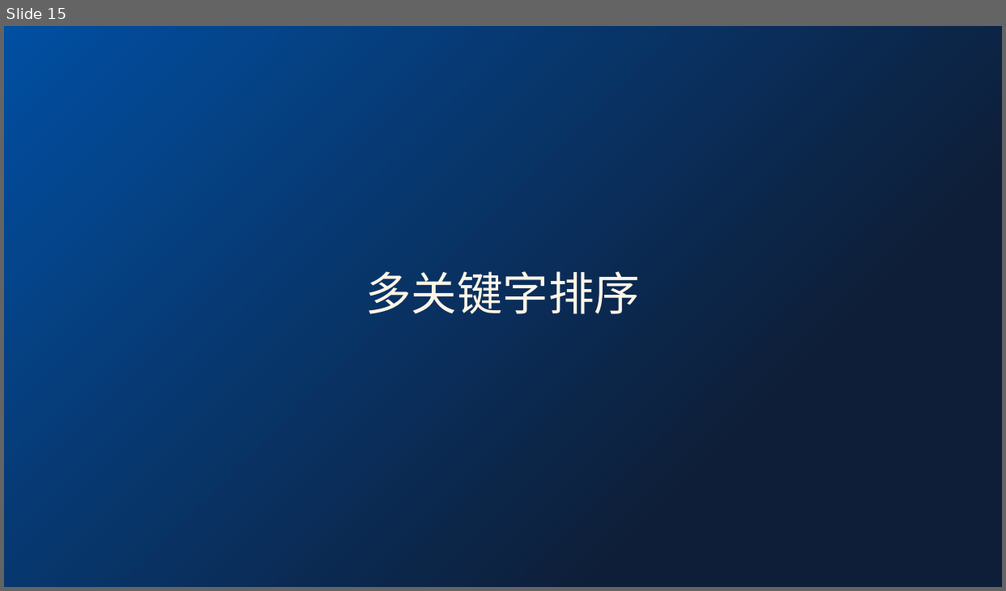
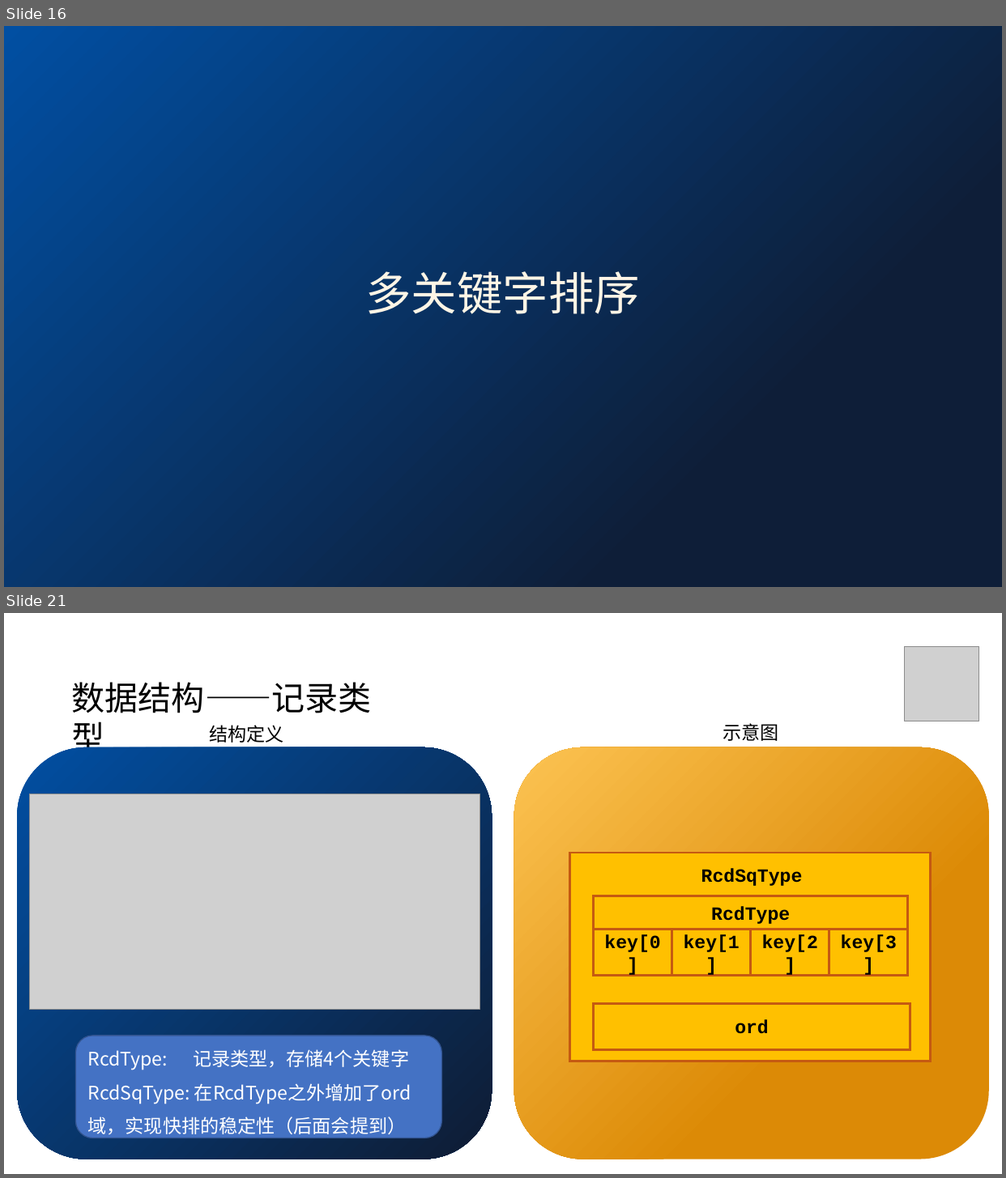
Before and after one commit to Zemdalk/DS-project-work, a slide deck: reports/课堂汇报.pptx. Shown one above the other, each under a label of ours: slide 15 before the commit, slides 16 and 21 after it; the slides between them are not shown. The pictures are 1006x591 and 1006x1178 pixels, drawn with LibreOffice and Linux fonts; fonts in the diff are those of the drawing; grey boxes stand for pictures. Boxes give left, top, right and bottom in pixels: in the first picture for what was removed or moved away, otherwise in the second. Text is boxed around its words. In the diff, an @@ line names an element or a change of style, - is before the commit and + after.

```diff
--- a/reports/课堂汇报.pptx
+++ b/reports/课堂汇报.pptx
@@ slide 21 added at <box>4,613,1002,1174</box>, background #FFFFFF @@
@@ picture added at <box>905,647,979,722</box> @@
@@ text added at <box>72,682,372,759</box>, 32 pt, text #000000 @@
+数据结构——记录类型
@@ text added at <box>209,725,283,743</box>, 18 pt, text #000000 @@
+结构定义
@@ text added at <box>723,723,779,741</box>, 18 pt, text #000000 @@
+示意图
@@ rounded rectangle added at <box>18,747,492,1160</box>, fill gradient #014FA2 to #0E1E38 @@
@@ rounded rectangle added at <box>514,747,989,1160</box>, fill gradient #DC8A06 to #FCC352 @@
@@ picture added at <box>29,794,480,1009</box> @@
@@ rectangle added at <box>570,853,931,1062</box>, fill #FFC000, outline #C55A11 2.25 pt, 18 pt, text #000000, bold @@
+key[0]
@@ text added at <box>701,869,803,886</box>, 18 pt, text #000000, bold @@
+RcdSqType
@@ rectangle added at <box>593,896,908,930</box>, fill #FFC000, outline #C55A11 2.25 pt, 18 pt, text #000000, bold @@
+RcdType
@@ group added at <box>593,930,908,976</box>: 4 rectangles @@
+key[0]
+key[1]
+key[2]
+key[3]
@@ rectangle added at <box>593,1003,910,1050</box>, fill #FFC000, outline #C55A11 2.25 pt, 18 pt, text #000000, bold @@
+ord
@@ rounded rectangle added at <box>76,1036,442,1139</box>, fill #4472C4, outline #325491 1 pt, 18 pt, text #FFFFFF @@
+RcdType: 记录类型，存储4个关键字
+RcdSqType: 在RcdType之外增加了ord域，实现快排的稳定性（后面会提到）
@@ what was slide 15 is now slide 16 @@
```
Also in this commit, not shown: 5 slides changed, 12 other slides added, 1 slide removed.
